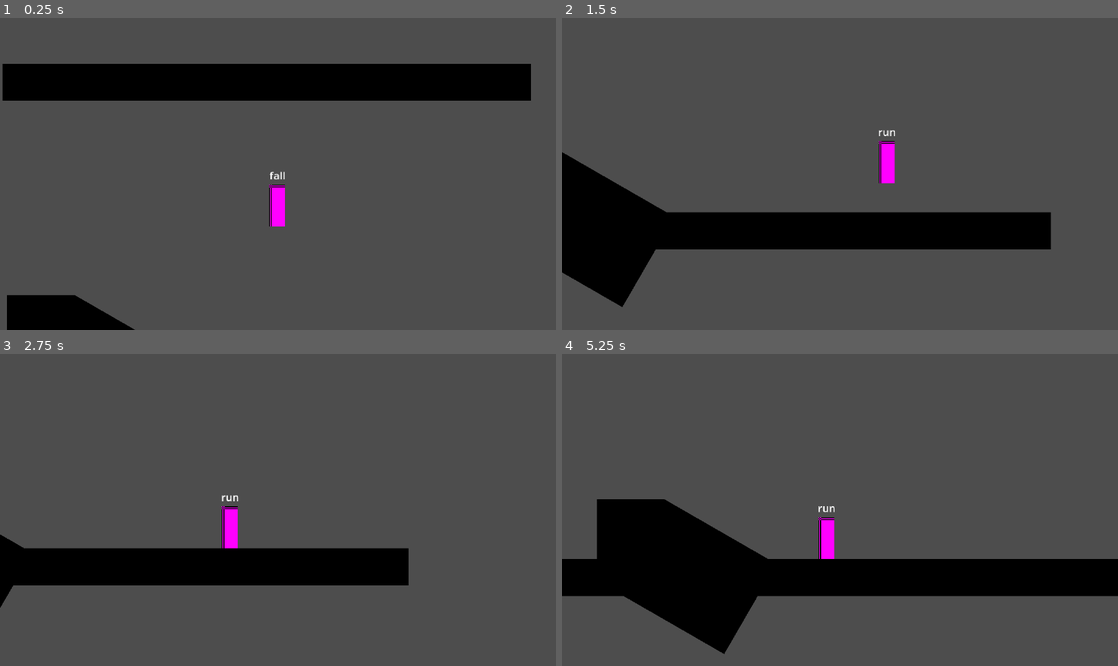
Above: before the commit, frames 1-4 (two rows, left to right).
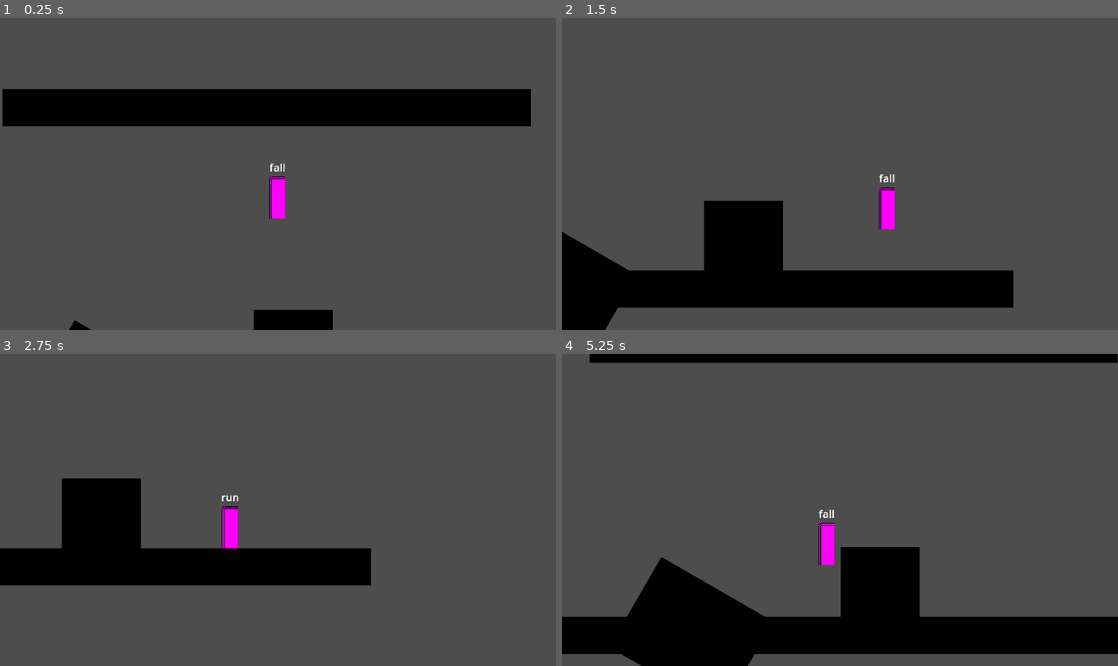
Above: after the commit, the same moments.

Repository: Mo1Noop/2d_toutrial
Game: Godot game, scene res://playGround.tscn
Two runs of this game, one before a commit and one after it. Both use one fixed random seed, a clock stepped at 60 frames per second and the inputs below.
Inputs:
- Up to frame 1 (0.25 s): no input
- Up to frame 2 (1.5 s): hold Z (jump) 0.53-1.28 s; hold Right (right) from 0.53 s (still down); tap Z (jump) at 1.35 s
- Up to frame 3 (2.75 s): tap Z (jump) at 1.52, 1.82 s; release Right (right) at 2.03 s; hold Left (left) from 2.03 s (still down); hold Z (jump) from 2.03 s (still down)
- Up to frame 4 (5.25 s): release Left (left) at 2.78 s; release Z (jump) at 2.78 s; hold Right (right) 2.78-4.28 s; tap Z (jump) at 2.85, 3.02, 3.32, 4.35, 4.52, 4.82 s; hold Z (jump) 3.53-4.28 s; hold Left (left) 4.28-5.03 s; hold Right (right) from 5.03 s (still down); hold Z (jump) from 5.03 s (still down)

The runs differ from the first frame. In frame 1, 19% of the frame differs, in the area x 0-96%, y 14-100%; in frame 2, 23%; in frame 3, 4.2%; in frame 4, 30%, in the area x 0-100%, y 0-100%.

Commit message:
ep 4 homework
added coyote timer

Diff:
--- a/playGround.tscn
+++ b/playGround.tscn
@@ -40,7 +40,7 @@
 shape = SubResource("RectangleShape2D_y32ns")
 
 [node name="Sprite2D3" type="Sprite2D" parent="world"]
-position = Vector2(-196, 183)
+position = Vector2(-182, 200)
 rotation = -1.5707964
 scale = Vector2(1, 8)
 texture = SubResource("GradientTexture2D_wtcfe")
@@ -62,9 +62,9 @@
 shape = SubResource("RectangleShape2D_y32ns")
 
 [node name="Sprite2D5" type="Sprite2D" parent="world"]
-position = Vector2(44.000008, 210)
+position = Vector2(262.00003, 206.00002)
 rotation = 1.5707964
-scale = Vector2(1.6249995, 1.8124992)
+scale = Vector2(1.9118845, 2.1324863)
 texture = SubResource("GradientTexture2D_wtcfe")
 
 [node name="StaticBody2D" type="StaticBody2D" parent="world/Sprite2D5"]
@@ -148,7 +148,8 @@
 drag_bottom_margin = 0.1
 
 [node name="Area2D" type="Area2D" parent="."]
-position = Vector2(-46, 423)
+position = Vector2(-42, 503)
+monitorable = false
 
 [node name="CollisionShape2D" type="CollisionShape2D" parent="Area2D"]
 shape = SubResource("WorldBoundaryShape2D_ohfjk")
--- a/player/scripts/player.gd
+++ b/player/scripts/player.gd
@@ -7,6 +7,7 @@
 
 #region get states
 var states : Array[Player_state]
+
 var current_state : Player_state :
 	get : return states.front()
 var previous_state : Player_state:
@@ -36,8 +37,8 @@
 
 
 func _physics_process(delta: float) -> void:
-	velocity.y += gravity * delta
 	move_and_slide()
+	player_gravity(delta)
 	change_state( current_state.physics_process(delta) )
 	pass
 
@@ -86,3 +87,10 @@
 
 func _on_area_2d_body_entered(_body: Node2D) -> void:
 	get_tree().call_deferred("reload_current_scene")
+
+
+func move() -> void:
+	velocity.x = dirction.x * move_speed
+
+func player_gravity(delta:float) -> void:
+	velocity.y += gravity * delta
--- a/player/states/fall.gd
+++ b/player/states/fall.gd
@@ -1,17 +1,12 @@
 class_name PlayerState_fall extends Player_state
 
-
 func enter() -> void:
-	player.velocity.y = lerp(player.velocity.y, 0.0, 0.7)
-	print("enter: ", name)
+	player.velocity.y *= 0.3
 	pass
 
 
 func physics_process(_delta: float) -> Player_state:
-	player.velocity.y += player.gravity * _delta
+	player.move()
 	if player.is_on_floor():
-		if player.dirction.x == 0:
-			return idle
-	if player.dirction.x != 0:
-		return run
+		return idle
 	return next_state
--- a/player/states/idle.gd
+++ b/player/states/idle.gd
@@ -2,12 +2,7 @@
 
 
 func enter() -> void:
-	print("enter: ", name)
-	pass
-
-
-func exit() -> void:
-	print("exit: ", name)
+	player.velocity = Vector2.ZERO
 	pass
 
 
@@ -26,5 +21,4 @@
 
 
 func physics_process(_delta: float) -> Player_state:
-	player.velocity.x = 0
 	return next_state
--- a/player/states/jump.gd
+++ b/player/states/jump.gd
@@ -4,31 +4,20 @@
 
 
 func enter() -> void:
-	jump_timer = 0.0
-	print("enter: ", name)
-	pass
-
-
-func exit() -> void:
-	print("exit: ", name)
+	player.velocity.y = player.jump_velocity
 	pass
 
 
 func handle_input(_event : InputEvent) -> Player_state:
 	if _event.is_action_released("jump"):
-		jump_timer = 0.0
-		return fall
-	return next_state
-
-
-func process(_delta: float) -> Player_state:
-	jump_timer += _delta
-	if jump_timer > 0.21:
 		return fall
 	return next_state
 
 
 func physics_process(_delta: float) -> Player_state:
-	player.velocity.y = lerp(player.velocity.y, player.jump_velocity, 1)
-	#player.velocity.y = player.jump_velocity
+	player.move()
+	if player.is_on_floor():
+		return idle
+	elif player.velocity.y >= 0:
+		return fall
 	return next_state
--- a/player/states/run.gd
+++ b/player/states/run.gd
@@ -1,14 +1,10 @@
 class_name PlayerState_Run extends Player_state
 
+var coyote_timer : float = 0.0
+var coyote_time : float = 0.1
 
 func enter() -> void:
-	print("enter: ", name)
-	pass
-
-
-func exit() -> void:
-	print("exit: ", name)
-	pass
+	coyote_timer = coyote_time
 
 
 func handle_input(_event : InputEvent) -> Player_state:
@@ -17,12 +13,14 @@
 	return next_state
 
 
-func process(_delta: float) -> Player_state:
-	if player.dirction.x == 0:
+func physics_process(_delta: float) -> Player_state:
+	player.move()
+	if !player.is_on_floor():
+		coyote_timer = max(coyote_timer - _delta, 0.0)
+		if coyote_timer > 0.0 and Input.is_action_just_pressed("jump"):
+			return jump
+		if coyote_timer == 0.0:
+			return fall
+	elif player.dirction.x == 0:
 		return idle
 	return next_state
-
-
-func physics_process(_delta: float) -> Player_state:
-	player.velocity.x = player.dirction.x * player.move_speed
-	return next_state
Not shown, added: player/player.tscn1841378553.tmp
